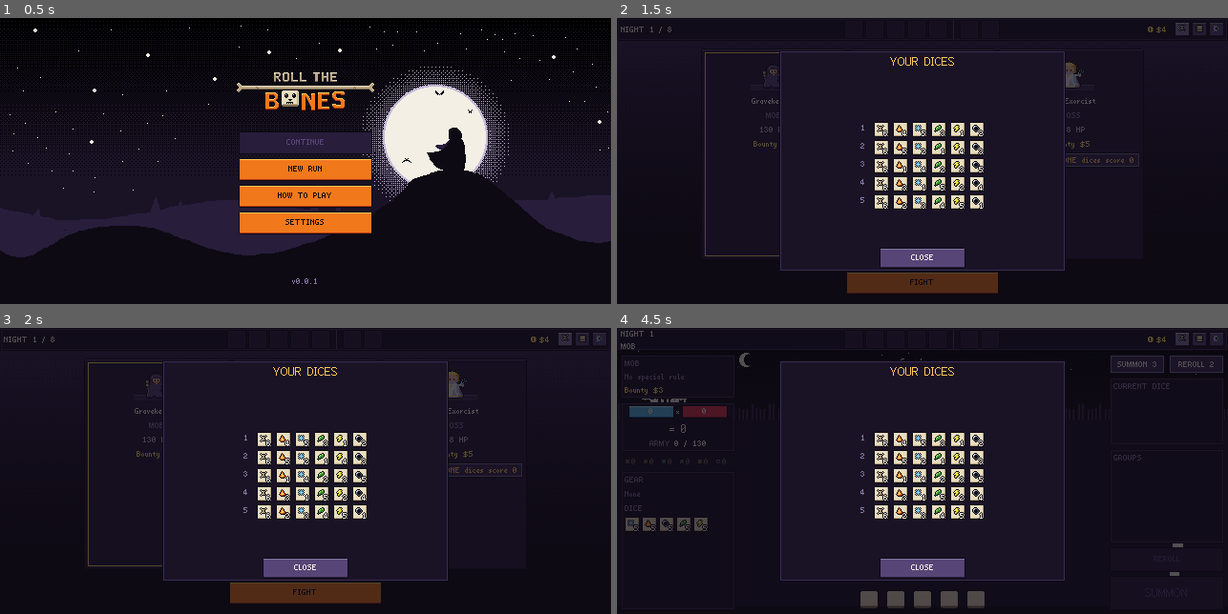
Above: before the commit, frames 1-4 (two rows, left to right).
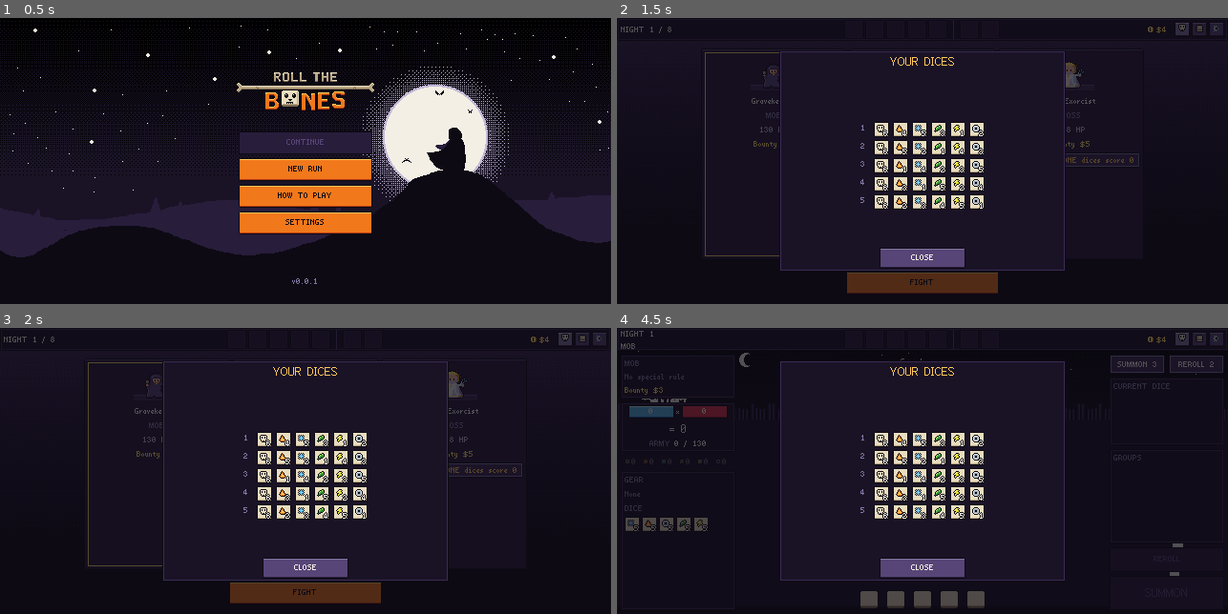
Above: after the commit, the same moments.

Repository: Anbcdeptraivkl/necrodices
Game: Godot game, scene res://scenes/boot/boot.tscn
Two runs of this game, one before a commit and one after it. Both use one fixed random seed, a clock stepped at 60 frames per second and the inputs below.
Inputs (mouse positions are in pixels of both pictures, inside the frame that each line leads up to):
- Up to frame 1 (0.5 s): no input
- Up to frame 2 (1.5 s): click "NEW RUN" at 0.5 s; click (1179, 29) at 1.25 s
- Up to frame 3 (2 s): no input
- Up to frame 4 (4.5 s): click (1197, 339) at 2 s; click "FIGHT" at 2.75 s; click "OK" at 3.5 s; click (1179, 339) at 4.25 s

Frame 1 is identical in both runs. In frame 2, 0.4% of the frame differs, in the area x 42-94%, y 2-67%; in frame 3, 0.4%; in frame 4, 0.4%, in the area x 7-94%, y 2-70%.

Commit message:
Update dice tiles, small glyphs and how-to pages to the new dice art

Diff:
--- a/scenes/dev/capture.gd
+++ b/scenes/dev/capture.gd
@@ -40,6 +40,7 @@
 	"codex_trinkets": {"screen": "night_map", "seed": "CAPTURE1", "overlay": "run_info", "page": "trinkets"},
 	"codex_runes": {"screen": "night_map", "seed": "CAPTURE1", "overlay": "run_info", "page": "runes"},
 	"end": {"screen": "end", "seed": "CAPTURE6"},
+	"dice_chart": {"screen": "dice_chart"},
 }
 
 var _args := {}
@@ -96,6 +97,9 @@
 func _build(game: Node, db: ContentDb, p: Dictionary) -> void:
 	if p["screen"] == "title":
 		game.goto("title")
+		return
+	if p["screen"] == "dice_chart":
+		_dice_chart()
 		return
 	var run := RunFlow.new_run(db, p.get("seed", "CAPTURE"))
 	game.run = run
@@ -165,3 +169,51 @@
 		screen.call(&"_on_roll")
 	if p.get("attack", false):
 		screen.call(&"_do_attack")
+
+
+## Art review sheet: every rune body (rows) with every element glyph and points badge (columns),
+## a picked and a shackled die, then the same faces as 16×16 tiles. Built from the game's own
+## DieView / FaceTile, so overlaps show exactly as in play.
+func _dice_chart() -> void:
+	const COLS := [["BONE", 6], ["FIRE", 1], ["ICE", 2], ["LEAF", 3], ["VOLT", 4], ["METAL", 5], ["FIRE", 9]]
+	var runes: Array[String] = [""]
+	for r in RulesRegistry.RUNES:
+		runes.append(r)
+	var bg := ColorRect.new()
+	bg.color = Art.colour("N1")
+	bg.size = Vector2(480, 270)
+	get_tree().root.add_child(bg)
+	var heads: Array = []
+	for c: Array in COLS:
+		heads.append("%s%d" % [String(c[0]).substr(0, 1), c[1]])
+	heads.append_array(["PICK", "SHKL"])
+	for k in heads.size():
+		_chart_label(bg, heads[k], Vector2(52 + k * 26, 4))
+	for k in COLS.size():
+		_chart_label(bg, heads[k], Vector2(296 + k * 22, 4))
+	var die_scene: PackedScene = load("res://ui/components/die_view.tscn")
+	for r in runes.size():
+		var rune: String = runes[r]
+		var y := 16 + r * 27
+		_chart_label(bg, rune if rune != "" else "PLAIN", Vector2(4, y + 7))
+		for k in COLS.size() + 2:
+			var c: Array = COLS[k] if k < COLS.size() else ["FIRE", 3]
+			var face := Face.new(c[0], c[1], rune)
+			var d: DieView = die_scene.instantiate()
+			d.mouse_filter = Control.MOUSE_FILTER_IGNORE
+			d.position = Vector2(52 + k * 26, y)
+			bg.add_child(d)
+			d.show_state(face, k == COLS.size(), k == COLS.size() + 1, false)
+			if k < COLS.size():
+				var tile := FaceTile.new()
+				tile.position = Vector2(296 + k * 22, y + 4)
+				bg.add_child(tile)
+				tile.show_face(face, 0, k)
+
+
+func _chart_label(parent: Control, text: String, at: Vector2) -> void:
+	var l := Label.new()
+	l.text = text
+	l.position = at
+	l.add_theme_color_override(&"font_color", Art.colour("N5"))
+	parent.add_child(l)
Not shown, changed: assets/manifest.json
Binary file changed: assets/sprites/dice/face_tile.png
Binary file changed: assets/sprites/dice/face_tile_gilded.png
Binary file changed: assets/sprites/dice/face_tile_glass.png
Binary file changed: assets/sprites/dice/face_tile_iron.png
Binary file changed: assets/sprites/dice/face_tile_lucky.png
Binary file changed: assets/sprites/dice/face_tile_sharp.png
Binary file changed: assets/sprites/dice/face_tile_swarm.png
Binary file changed: assets/sprites/dice/face_tile_tomb.png
Binary file changed: assets/sprites/dice/glyph8_bone.png
Binary file changed: assets/sprites/dice/glyph8_fire.png
Binary file changed: assets/sprites/dice/glyph8_metal.png
(and 13 more such lines)
